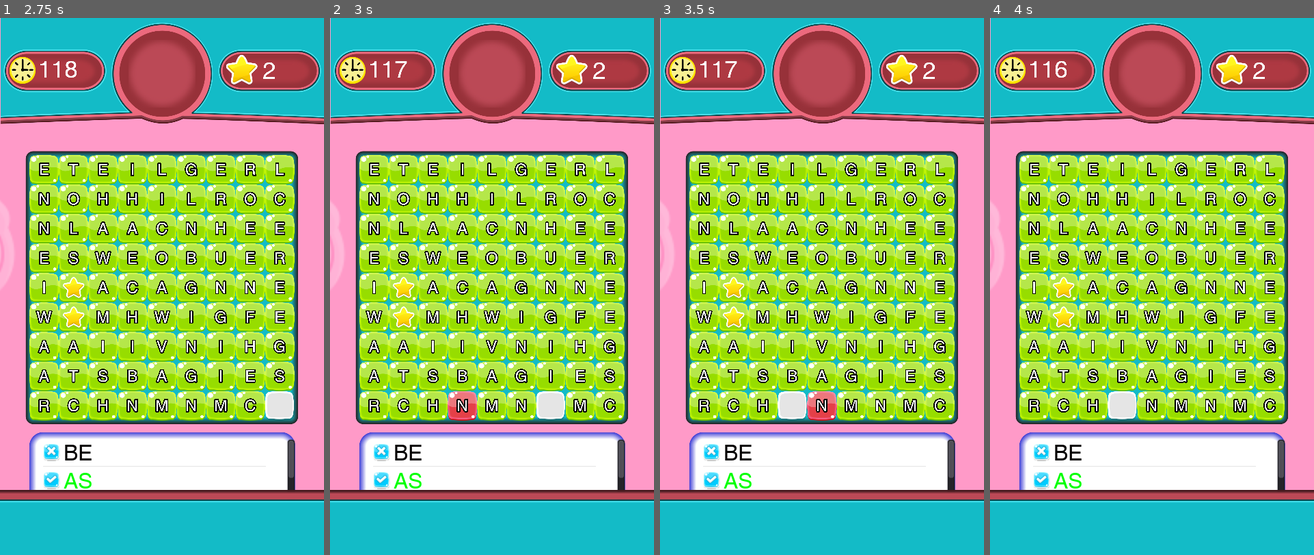
Above: before the commit, frames 1-4 (left to right).
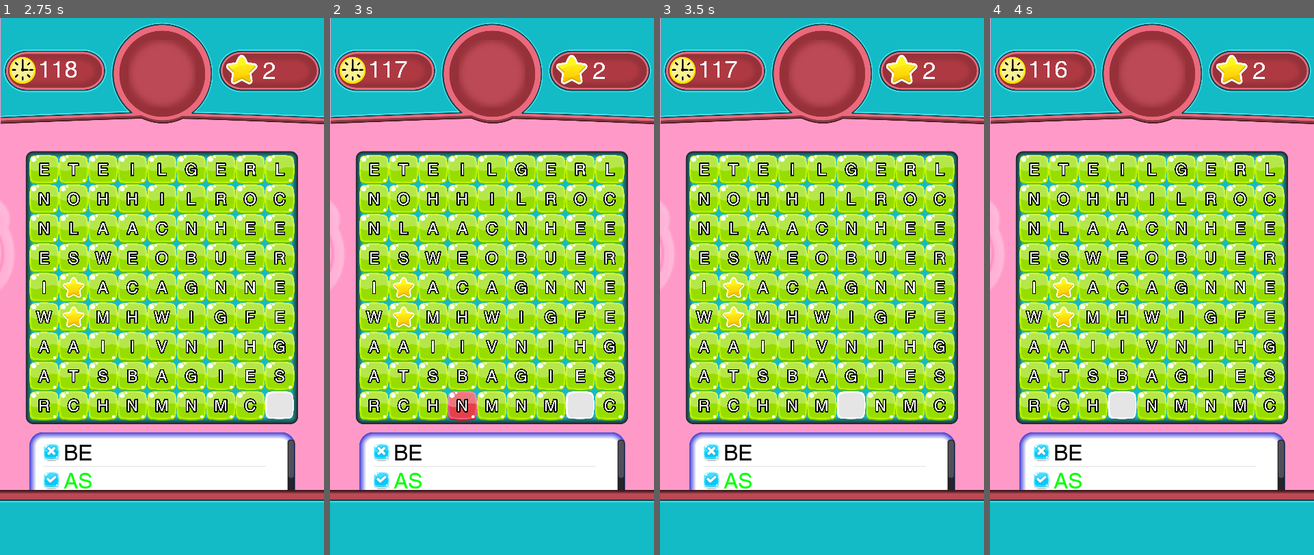
Above: after the commit, the same moments.

Repository: ahmetilgin/WordFinding
Game: Godot game, scene res://game.tscn
The game is run twice, just before and just after one commit, with the same random seed, the same clock (stepped at 60 frames per second) and the same inputs.
Inputs (mouse positions are in pixels of both pictures, inside the frame that each line leads up to):
- Up to frame 1 (2.75 s): move the mouse to (233, 259) at 0.52 s; click (233, 259) at 0.67 s; move the mouse to (97, 313) at 1.27 s; click (97, 313) at 1.42 s; move the mouse to (194, 168) at 2.02 s; click (194, 168) at 2.17 s
- Up to frame 2 (3 s): tap Enter at 2.75 s; move the mouse to (475, 393) at 2.77 s; click (475, 393) at 2.92 s
- Up to frame 3 (3.5 s): no input
- Up to frame 4 (4 s): move the mouse to (1249, 367) at 3.52 s; click (1249, 367) at 3.67 s

Frame 1 is identical in both runs. In frame 2, 0.9% of the frame differs, in the area x 63-82%, y 69-75%; in frame 3, 1.3%, in the area x 36-64%, y 69-75%; in frame 4, nothing differs.

Commit message:
bir takım düzenlemeler.

Diff:
--- a/Block.gd
+++ b/Block.gd
@@ -23,25 +23,25 @@
 		result = Globals.rotations.right
 	return result
 
+
+func _go_given_rotation(rot):
+	if rot == Globals.rotations.up:
+		get_parent().set_global_position(global_position + Vector2(0, - Globals.cell_size * Globals.divition_ratio))
+	elif rot == Globals.rotations.down:
+		get_parent().set_global_position(global_position + Vector2(0, Globals.cell_size * Globals.divition_ratio))
+	elif rot == Globals.rotations.right:
+		get_parent().set_global_position(global_position + Vector2(Globals.cell_size * Globals.divition_ratio,0))
+	elif rot == Globals.rotations.left:
+		get_parent().set_global_position(global_position + Vector2(-Globals.cell_size * Globals.divition_ratio,0))
 func move_around():
 	var look_around_result = look_around()
 	var global_position = get_parent().get_global_position()
-	if look_around_result != Globals.rotations.none:
-		get_tree().get_root().set_disable_input(true)
-		if look_around_result == Globals.rotations.up:
-			get_parent().set_global_position(global_position + Vector2(0, - Globals.cell_size * Globals.divition_ratio))
-		elif look_around_result == Globals.rotations.down:
-			get_parent().set_global_position(global_position + Vector2(0, Globals.cell_size * Globals.divition_ratio))
-		elif look_around_result == Globals.rotations.right:
-			get_parent().set_global_position(global_position + Vector2(Globals.cell_size * Globals.divition_ratio,0))
-		elif look_around_result == Globals.rotations.left:
-			get_parent().set_global_position(global_position + Vector2(-Globals.cell_size * Globals.divition_ratio,0))
-		get_parent().get_node("MoveSound").play()
-		yield(get_tree().create_timer(0.05), "timeout")
-		get_tree().get_root().set_disable_input(false)
-		emit_signal("block_move")
-	else:
-		if !get_tree().get_root().is_input_disabled():
+	if !Globals.is_all_moving:
+		if look_around_result != Globals.rotations.none:
+			_go_given_rotation(look_around_result)
+			get_parent().get_node("MoveSound").play()
+			emit_signal("block_move")
+		else:
 			emit_signal("all_block_move",global_position)
 
 
--- a/game.gd
+++ b/game.gd
@@ -10,6 +10,7 @@
 var pos_with_block = {}
 var score = 0
 var time = 0
+
 signal correct_word
 func fill_frames(position):
 	var frame = frame_scene.instance()
@@ -80,7 +81,9 @@
 var border_width = Vector2(5, 5)
 var normal_window_size = Vector2(524 , 820)
 
+var input = InputEventScreenTouch.new()
 func _ready():
+	input.set_index(1)
 	var screen_size = get_node(".").get_viewport_rect().size
 	var screen_size_calibration = (screen_size )/ normal_window_size
 	reset_words()
@@ -170,16 +173,18 @@
 		rev +=string[i]
 	return rev
 
-func check_available_found_word():
-	var i = 0
+func update_pos_with_block():
+	pos_with_block = {}
 	var block_with_pos = {}
-	pos_with_block = {}
-	var column_letters = {}
 	for block in block_list:
 		var curr_pos = block.get_global_position() / current_cell_size
 		curr_pos = Vector2(round(curr_pos.x),round(curr_pos.y))
 		block_with_pos[curr_pos] = block.get_label()
 		pos_with_block[curr_pos] = block
+
+	return [block_with_pos,update_current_empty_pos(block_with_pos)]
+
+func update_current_empty_pos(block_with_pos):
 	var row_list = []
 	var col_list = []
 	for x in range(1, Globals.map_size + 1):
@@ -196,6 +201,17 @@
 			col +=  block_with_pos[Vector2(x,y)]
 		row_list.append(row)
 		col_list.append(col)
+	return [row_list, col_list]
+func check_available_found_word():
+	var i = 0
+	var res = update_pos_with_block()
+	var block_with_pos = res[0]
+
+	var column_letters = {}
+
+	var row_list = res[1][0]
+	var col_list = res[1][1]
+
 	var rev_sum_word_list = [] #büyükten küçüğe sıralanan sum_word_list
 	for rev_word in sum_word_list:
 		rev_sum_word_list.push_front(rev_word)
@@ -282,31 +298,37 @@
 
 # todo yoksa basma
 func all_block_move_request(pos):
-	var current_clicked_block = pos / current_cell_size
-	current_clicked_block = Vector2(round(current_clicked_block.x),round (current_clicked_block.y))
-	var same_line_list = []
-	if current_empty_position.x == current_clicked_block.x:
-		# aşağı kaydırma komple
-		if current_clicked_block.y < current_empty_position.y:
-			for shift in range(current_empty_position.y - 1, current_clicked_block.y -1, -1):
-				pos_with_block[Vector2(current_clicked_block.x,shift)].get_node("block_button").move_around()
-				yield(get_tree().create_timer(0.05), "timeout")
-		# yukarı kaydırma komple
-		if current_clicked_block.y > current_empty_position.y:
-			for shift in range(current_empty_position.y + 1,current_clicked_block.y + 1):
-				pos_with_block[Vector2(current_clicked_block.x,shift)].get_node("block_button").move_around()
-				yield(get_tree().create_timer(0.05), "timeout")
-	elif current_empty_position.y == current_clicked_block.y:
-		# sağa kaydırma
-		if current_clicked_block.x < current_empty_position.x:
-			for shift in range(current_empty_position.x - 1, current_clicked_block.x -1, -1):
-				pos_with_block[Vector2(shift,current_clicked_block.y)].get_node("block_button").move_around()
-				yield(get_tree().create_timer(0.05), "timeout")
-		# sola kaydırma
-		if current_clicked_block.x > current_empty_position.x:
-			for shift in range(current_empty_position.x + 1,current_clicked_block.x + 1):
-				pos_with_block[Vector2(shift,current_clicked_block.y)].get_node("block_button").move_around()
-				yield(get_tree().create_timer(0.05), "timeout")
+	if(!Globals.is_all_moving):
+		Globals.is_all_moving = true
+		var current_clicked_block = pos / current_cell_size
+		current_clicked_block = Vector2(round(current_clicked_block.x),round (current_clicked_block.y))
+		var same_line_list = []
+		if current_empty_position.x == current_clicked_block.x:
+
+			# aşağı kaydırma komple
+			if current_clicked_block.y < current_empty_position.y:
+				for shift in range(current_empty_position.y - 1, current_clicked_block.y -1, -1):
+					pos_with_block[Vector2(current_clicked_block.x,shift)].get_node("block_button")._go_given_rotation(Globals.rotations.down)
+					yield(get_tree().create_timer(0.2), "timeout")
+			# yukarı kaydırma komple
+			if current_clicked_block.y > current_empty_position.y:
+				for shift in range(current_empty_position.y + 1,current_clicked_block.y + 1):
+					pos_with_block[Vector2(current_clicked_block.x,shift)].get_node("block_button")._go_given_rotation(Globals.rotations.up)
+					yield(get_tree().create_timer(0.2), "timeout")
+
+		elif current_empty_position.y == current_clicked_block.y:
+			# sağa kaydırma
+			if current_clicked_block.x < current_empty_position.x:
+				for shift in range(current_empty_position.x - 1, current_clicked_block.x -1, -1):
+					pos_with_block[Vector2(shift,current_clicked_block.y)].get_node("block_button")._go_given_rotation(Globals.rotations.right)
+					yield(get_tree().create_timer(0.2), "timeout")
+			# sola kaydırma
+			if current_clicked_block.x > current_empty_position.x:
+				for shift in range(current_empty_position.x + 1,current_clicked_block.x + 1):
+					pos_with_block[Vector2(shift,current_clicked_block.y)].get_node("block_button")._go_given_rotation(Globals.rotations.left)
+					yield(get_tree().create_timer(0.2), "timeout")
+		Globals.is_all_moving = false
+		update_pos_with_block()
 
 	pass
 func on_increase_score():
--- a/globals.gd
+++ b/globals.gd
@@ -3,7 +3,7 @@
 var map_size = 9
 var cell_size = 48
 var divition_ratio = 1.0
-
+var is_all_moving = false
 enum rotations{
 	up,
 	down,
